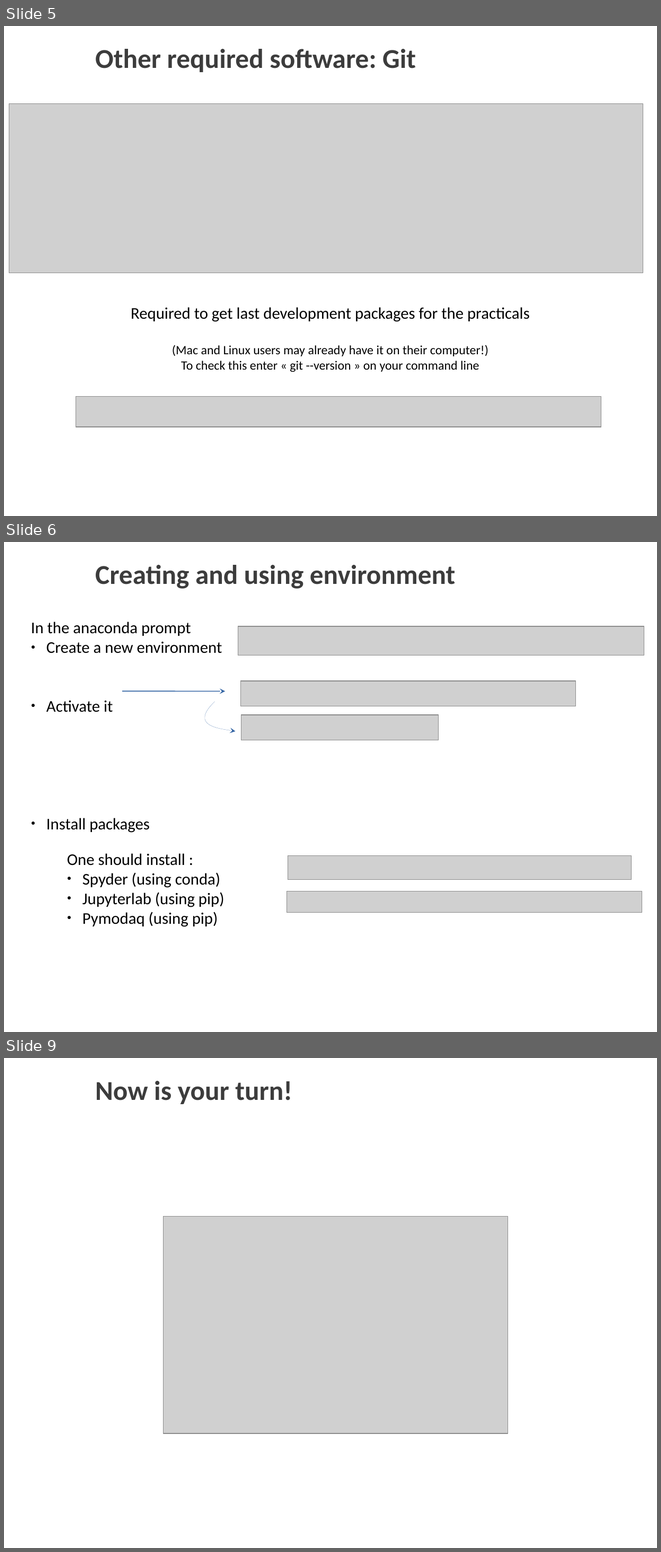
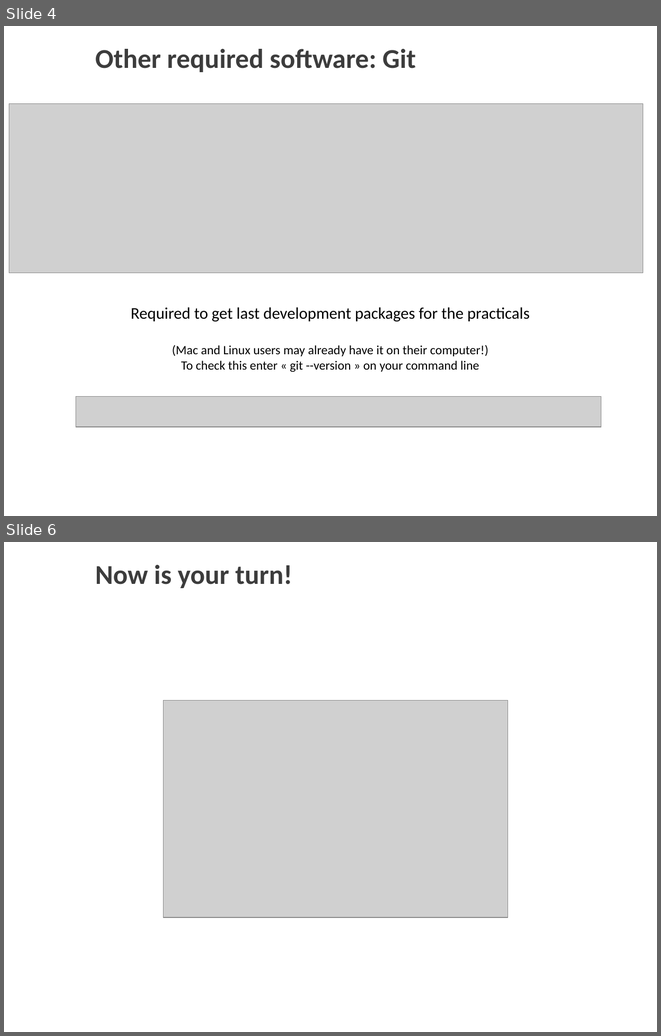
Before and after one commit to Ecole-Femto-2021/installation, a slide deck: install PyMoDAQ Femto.odp. Shown one above the other, each under a label of ours: slides 5, 6 and 9 before the commit, slides 4 and 6 after it; the slides between them are not shown. The pictures are 661x1552 and 661x1036 pixels, drawn with LibreOffice and Linux fonts; fonts in the diff are those of the drawing; grey boxes stand for pictures; background and template pictures are left out. Boxes give left, top, right and bottom in pixels: in the first picture for what was removed or moved away, otherwise in the second. Text is boxed around its words. In the diff, an @@ line names an element or a change of style, - is before the commit and + after.

Commit message:
added presentation to install the env

```diff
--- a/install PyMoDAQ Femto.odp
+++ b/install PyMoDAQ Femto.odp
@@ slide 6 removed at (x1=4, y1=542, x2=657, y2=1032), background picture (left out) @@
@@ text removed at (x1=95, y1=565, x2=455, y2=589) @@
-Creating and using environment
@@ text removed at (x1=31, y1=622, x2=222, y2=832) @@
-In the anaconda prompt
-● Create a new environment
-● Activate it
-● Install packages
@@ picture removed at (x1=238, y1=626, x2=644, y2=655) @@
@@ picture removed at (x1=240, y1=681, x2=576, y2=706) @@
@@ arrow removed from (122, 691) to (226, 691) @@
@@ freeform shape removed at (x1=207, y1=702, x2=235, y2=731) @@
@@ picture removed at (x1=241, y1=715, x2=438, y2=741) @@
@@ text removed at (x1=67, y1=853, x2=224, y2=927) @@
-One should install :
-● Spyder (using conda)
-● Jupyterlab (using pip)
-● Pymodaq (using pip)
@@ picture removed at (x1=288, y1=855, x2=632, y2=879) @@
@@ picture removed at (x1=286, y1=891, x2=642, y2=912) @@
@@ what was slide 5 is now slide 4 @@
@@ what was slide 9 is now slide 6 @@
```
Also in this commit, not shown: 1 slide changed, 2 slides added, 4 other slides removed, 2 other files.
